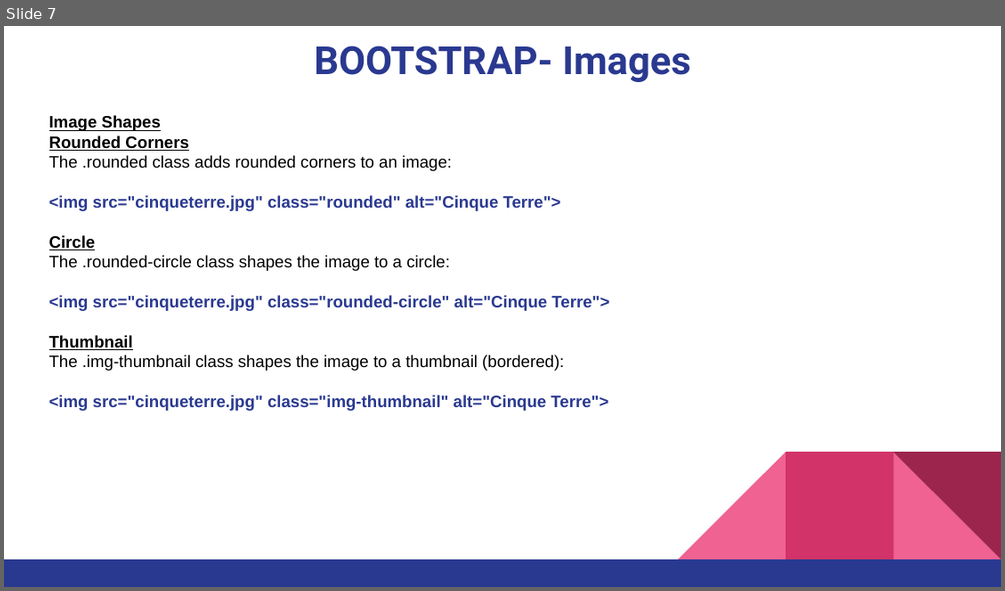
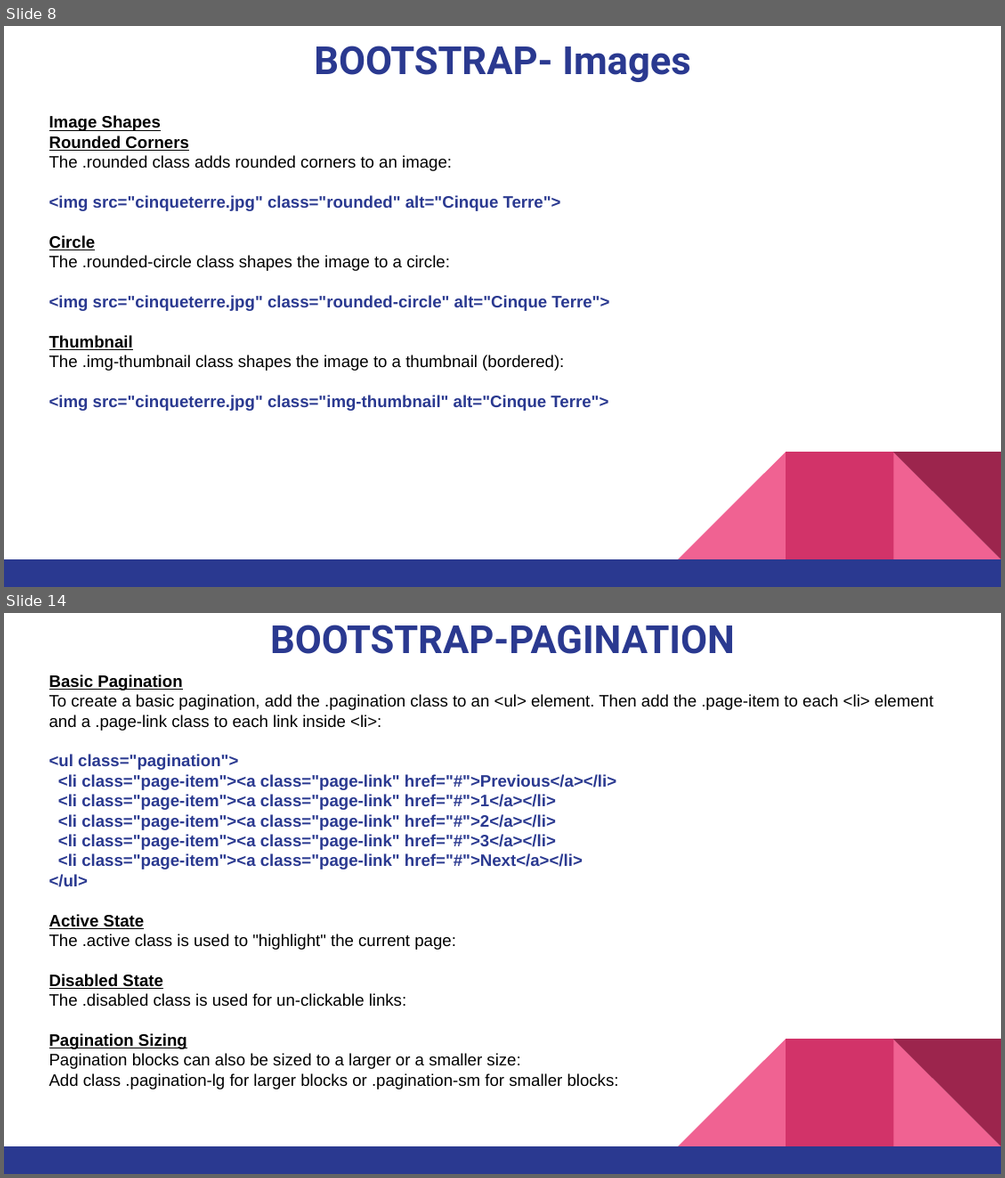
Before and after one commit to pnytrainingrepo/Webdevelopment, a slide deck: Bootstrap.pptx. Shown one above the other, each under a label of ours: slide 7 before the commit, slides 8 and 14 after it; the slides between them are not shown. The pictures are 1005x591 and 1005x1178 pixels, drawn with LibreOffice and Linux fonts; fonts in the diff are those of the drawing. Boxes give left, top, right and bottom in pixels: in the first picture for what was removed or moved away, otherwise in the second. Text is boxed around its words. In the diff, an @@ line names an element or a change of style, - is before the commit and + after.

```diff
--- a/Bootstrap.pptx
+++ b/Bootstrap.pptx
@@ slide 14 added at box(4, 613, 1001, 1174), background #FFFFFF; not listed: 5 template elements that a slide beside it also shows @@
@@ title added at box(270, 625, 735, 654), 28 pt, text #2A3990, bold @@
+BOOTSTRAP-PAGINATION
@@ text added at box(49, 674, 933, 1089), 12 pt, text #000000, bold @@
+Basic Pagination
+To create a basic pagination, add the .pagination class to an <ul> element. Then add the .page-item to each <li> element and a .page-link class to each link inside <li>:
+<ul class="pagination">
+<li class="page-item"><a class="page-link" href="#">Previous</a></li>
+<li class="page-item"><a class="page-link" href="#">1</a></li>
+<li class="page-item"><a class="page-link" href="#">2</a></li>
+<li class="page-item"><a class="page-link" href="#">3</a></li>
+<li class="page-item"><a class="page-link" href="#">Next</a></li>
+</ul>
+Active State
+The .active class is used to "highlight" the current page:
+Disabled State
+The .disabled class is used for un-clickable links:
+Pagination Sizing
+Pagination blocks can also be sized to a larger or a smaller size:
+Add class .pagination-lg for larger blocks or .pagination-sm for smaller blocks:
@@ what was slide 7 is now slide 8 @@
```
Also in this commit, not shown: 1 slide changed, 10 other slides added, 1 slide removed, 25 other files.
